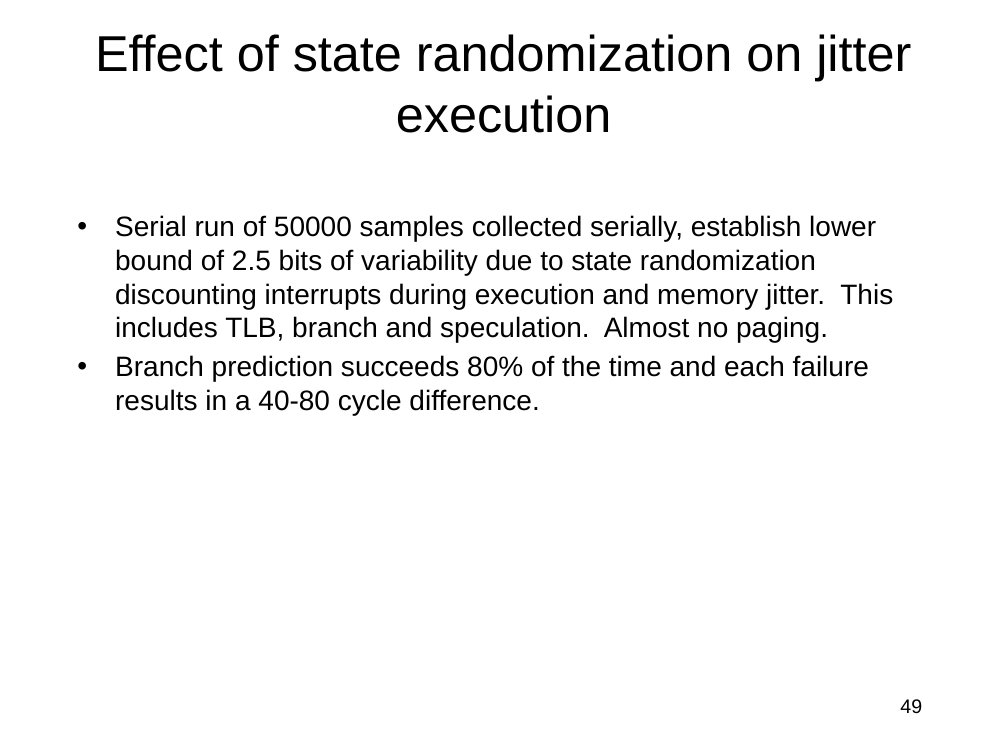
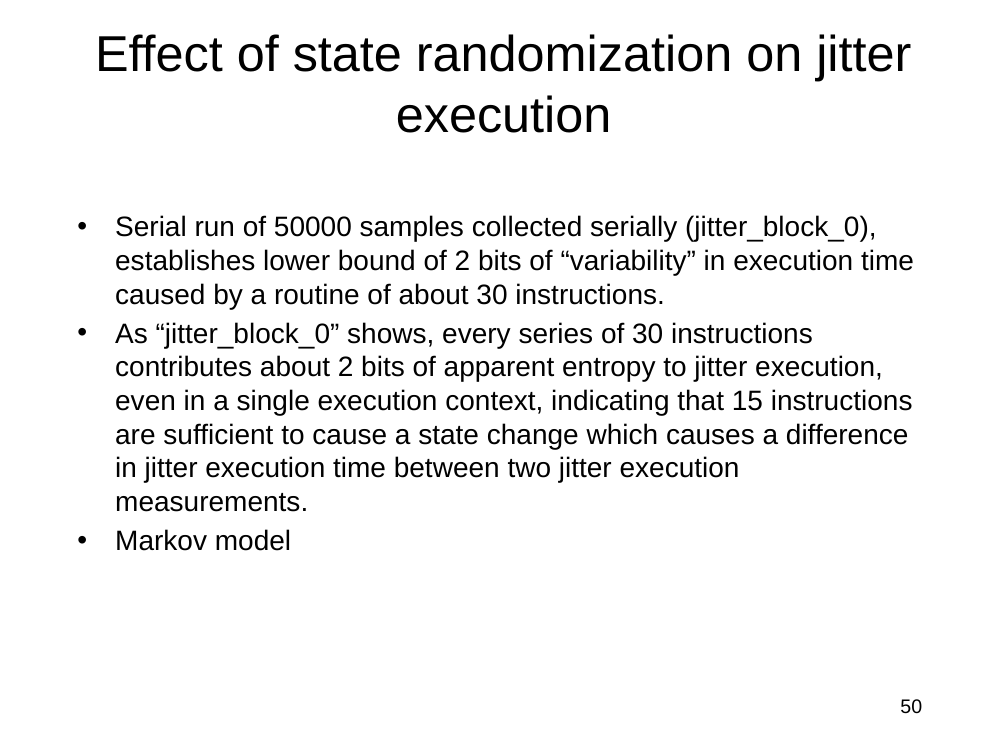
Before and after one commit to jlmucb/class_notes, a slide deck: slide 50 of BerkeleyClass/CS290Spring2013/Lectures/entropy_talk.pptx (slide 49 before the commit). Drawn at 1008x756 pixels with LibreOffice and Linux fonts; fonts in the diff are those of the drawing. Boxes give left, top, right and bottom in pixels: in the first picture for what was removed or moved away, otherwise in the second. Text is boxed around its words. In the diff, an @@ line names an element or a change of style, - is before the commit and + after.

```diff
--- a/BerkeleyClass/CS290Spring2013/Lectures/entropy_talk.pptx
+++ b/BerkeleyClass/CS290Spring2013/Lectures/entropy_talk.pptx
@@ text at [115,215,914,551]: text changed @@
-• Serial run of 50000 samples collected serially, establish lower bound of 2.5 bits of variability due to state randomization discounting interrupts during execution and memory jitter. This includes TLB, branch and speculation. Almost no paging.
-• Branch prediction succeeds 80% of the time and each failure results in a 40-80 cycle difference.
+• Serial run of 50000 samples collected serially (jitter_block_0), establishes lower bound of 2 bits of “variability” in execution time caused by a routine of about 30 instructions.
+• As “jitter_block_0” shows, every series of 30 instructions contributes about 2 bits of apparent entropy to jitter execution, even in a single execution context, indicating that 15 instructions are sufficient to cause a state change which causes a difference in jitter execution time between two jitter execution measurements.
+• Markov model
@@ page number at [900,699,922,714]: text changed @@
-49
+50
```
Also in this commit, not shown: 5 other slides changed, 4 slides added, 1 slide removed, 1 other file.
